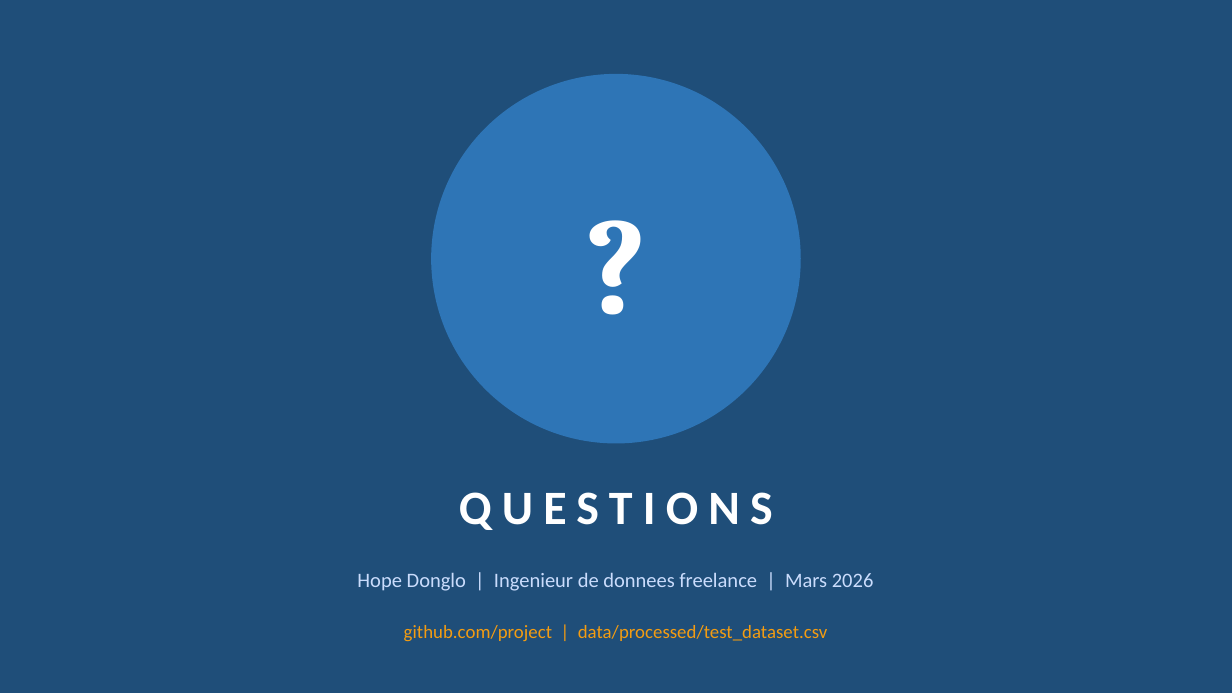
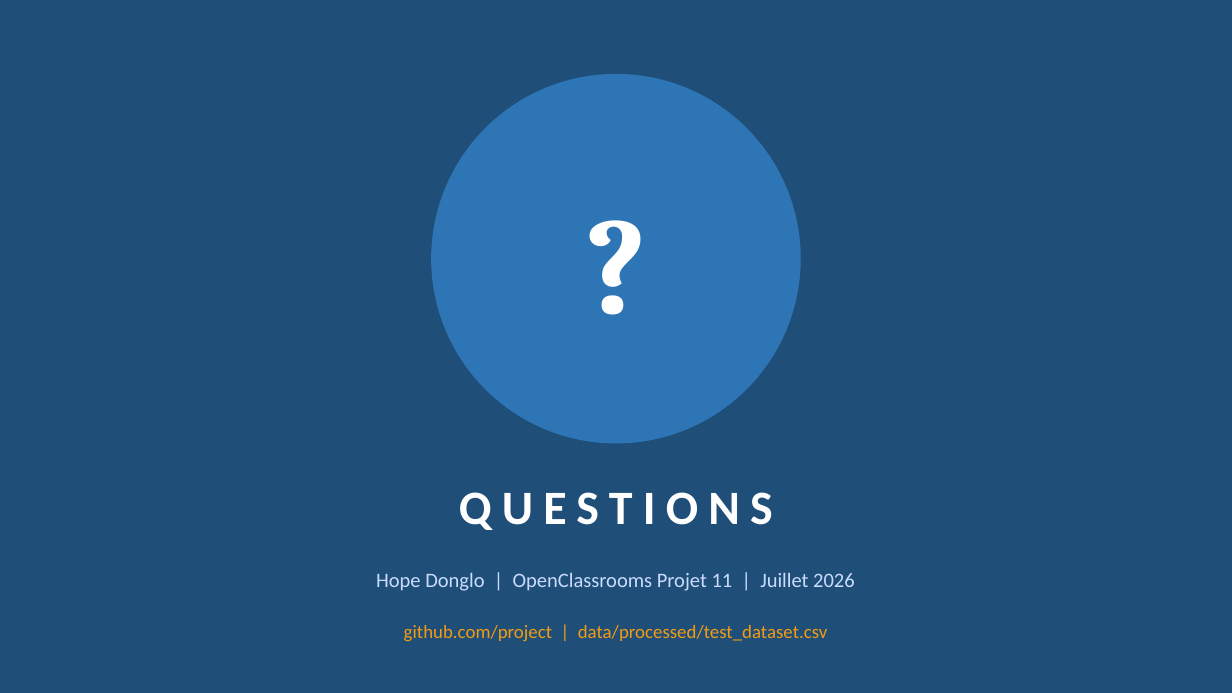
Before and after one commit to hhdonglo/project_11, a slide deck: slide 15 of presentation_puls_events_FR.pptx. Drawn at 1232x693 pixels with LibreOffice and Linux fonts; fonts in the diff are those of the drawing. Boxes give left, top, right and bottom in pixels: in the first picture for what was removed or moved away, otherwise in the second. Text is boxed around its words. In the diff, an @@ line names an element or a change of style, - is before the commit and + after.

```diff
--- a/presentation_puls_events_FR.pptx
+++ b/presentation_puls_events_FR.pptx
@@ text at [376,572,855,591]: text changed @@
-Hope Donglo | Ingenieur de donnees freelance | Mars 2026
+Hope Donglo | OpenClassrooms Projet 11 | Juillet 2026
```
Also in this commit, not shown: 8 other slides changed, 7 other files.
